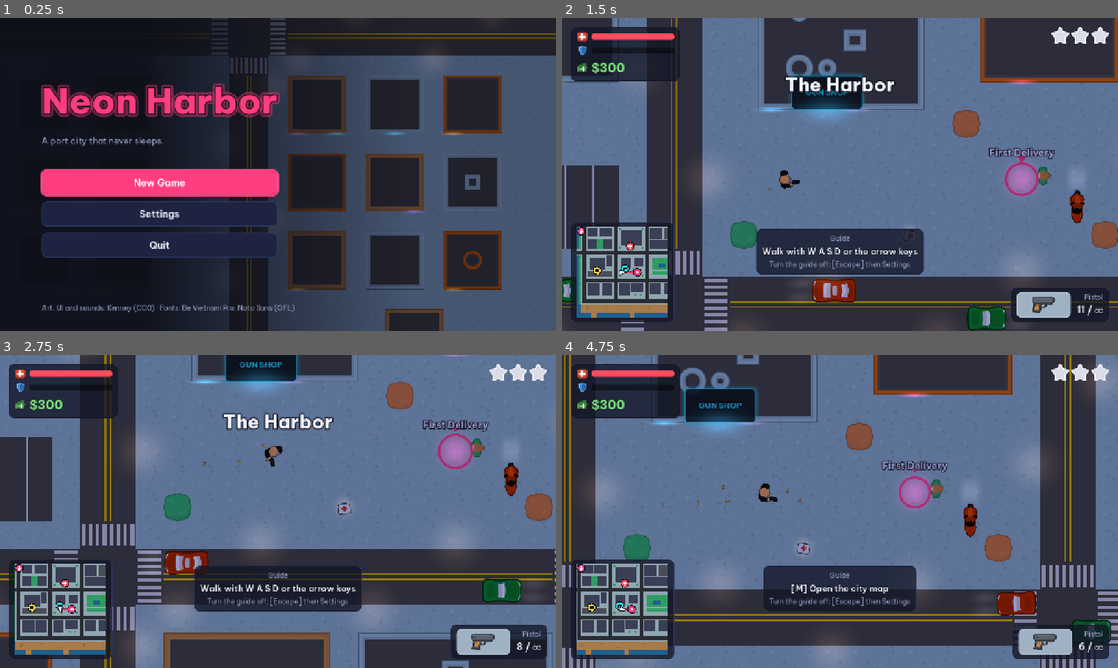
Above: before the commit, frames 1-4 (two rows, left to right).
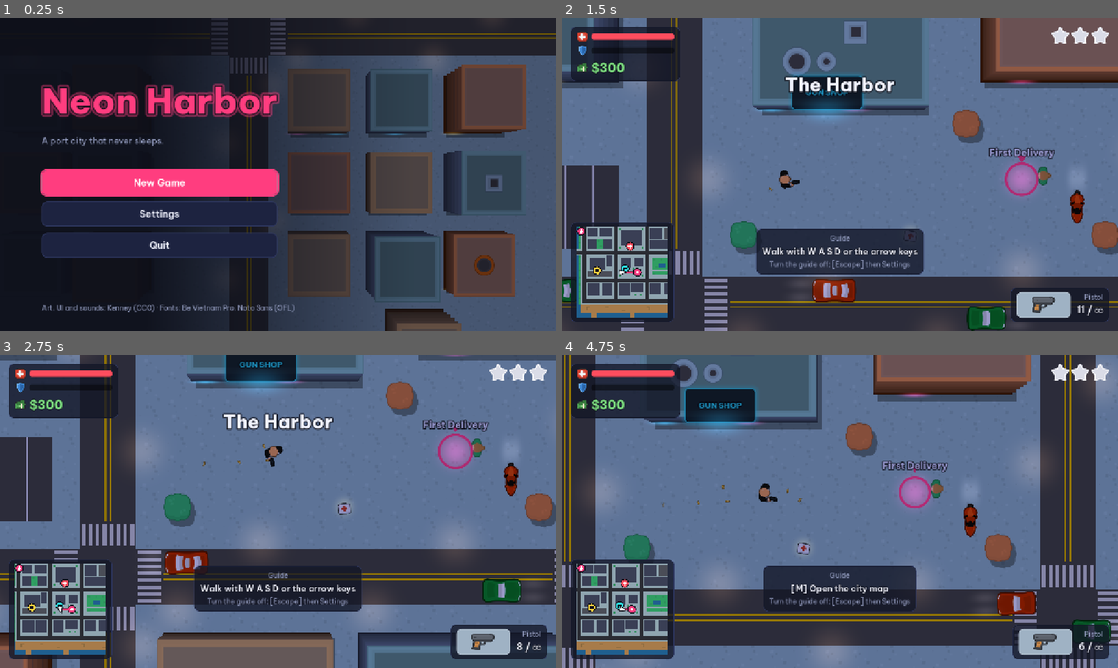
Above: after the commit, the same moments.

Repository: quzkhanh/neon-harbor
Game: Godot game, scene res://scenes/menu.tscn
Two runs of this game, one before a commit and one after it. Both use one fixed random seed, a clock stepped at 60 frames per second and the inputs below.
Inputs (mouse positions are in pixels of both pictures, inside the frame that each line leads up to):
- Up to frame 1 (0.25 s): no input
- Up to frame 2 (1.5 s): click "New Game" at 0.5 s; tap Enter (ui_accept) at 1.25 s; move the mouse to (962, 158) at 1.27 s; press the mouse at (962, 158) at 1.28 s; hold D (move_right) from 1.28 s (still down)
- Up to frame 3 (2.75 s): tap Enter (ui_accept) at 1.52 s; release D (move_right) at 2 s; release the mouse at (400, 495) at 2 s; drag from (166, 527) to (305, 577) at 2.02 s
- Up to frame 4 (4.75 s): move the mouse to (895, 442) at 2.77 s; hold D (move_right) 2.78-3.5 s; hold Mouse wheel down (weapon_next) 2.78-3.5 s; tap Enter (ui_accept) at 3.5, 4.52 s; drag from (812, 574) to (1073, 658) at 3.52 s; move the mouse to (1006, 558) at 4.27 s; hold A (move_left) from 4.28 s (still down); tap Q at 4.35 s

The runs differ from the first frame. In frame 1, 21% of the frame differs, in the area x 51-95%, y 14-100%; in frame 2, 13%; in frame 3, 9.6%; in frame 4, 9.0%.

Commit message:
Make buildings stand out: GTA 2-style parallax walls and roofs, roof tints, drop shadows
Players kept driving into buildings because roofs were the same grey as the
asphalt and everything looked flat.

- New BuildingDepth: the collision footprint stays put; 4 wall layers and a
  roof layer per height class (two heights) are scaled around the camera's
  screen centre each frame, so roofs lean away from the centre and show their
  walls. Transforms go straight to the RenderingServer (changing a
  TileMapLayer's node transform re-walks every cell, ~3.5 ms/frame) and the
  node runs after the camera so roofs stay locked to the ground during shake.
- Roofs and walls are tinted per building style through alternative tiles and
  a small shader, so roofs read clearly apart from both road and sidewalk.
- Drop shadows for buildings, trees and crates; only green bushes on paving
  and dirt (orange bushes vanished on the orange plaza tiles).
- Mission markers and shop signs draw above roofs; facade neon below them.
- Fix: pickups dropped inside a physics callback (a car running over a gang
  member) are added deferred, removing "flushing queries" engine errors.
- Smoke test covers roof shift, shake sync, untouched layer transforms,
  markers above roofs, shadows, bush colours and drops in physics callbacks;
  the carjack playtest step moves the camera with the teleported player.
- README text and screenshots updated.

Diff:
--- /dev/null
+++ b/game/assets/shaders/tint_toward.gdshader
@@ -0,0 +1,13 @@
+shader_type canvas_item;
+// Kéo màu tile về màu nhuộm của ô (modulate) mà vẫn giữ nét vẽ: tường và mái nhà nổi khối (BuildingDepth).
+uniform float amount : hint_range(0.0, 1.0) = 0.5;
+varying vec4 tint;
+
+void vertex() {
+	tint = COLOR;  // modulate của ô; trong fragment() COLOR đã nhân sẵn texture
+}
+
+void fragment() {
+	vec4 t = texture(TEXTURE, UV);
+	COLOR = vec4(mix(t.rgb, tint.rgb, amount), t.a * tint.a);
+}
--- a/game/scripts/actors/pickup.gd
+++ b/game/scripts/actors/pickup.gd
@@ -55,7 +55,8 @@
 	glow.scale = Vector2.ONE * 0.6
 	glow.show_behind_parent = true
 	p.add_child(glow)
-	parent.add_child(p)
+	# Hoãn tới cuối frame: vật rơi thường sinh ra trong callback va chạm (xe tông chết người), lúc đó không được thêm Area2D.
+	parent.add_child.call_deferred(p)
 	return p
 
 
--- a/game/scripts/core/tuning.gd
+++ b/game/scripts/core/tuning.gd
@@ -148,6 +148,14 @@
 const AD_INTERSTITIAL_GAP := 180.0
 const AD_DEBUG_DURATION := 2.0
 
+# Nhà nổi khối (BuildingDepth): mái lệch = (vị trí - tâm camera) × hệ số; ở mép màn hình 640px lệch 640 × hệ số
+const BUILDING_RISE_LOW := 0.06
+const BUILDING_RISE_HIGH := 0.11
+const WALL_DARKEN := 0.5  # lớp tường sát đất tối hơn lớp sát mái chừng này
+const ROOF_TINT_AMOUNT := 0.6  # mái: kéo màu tile về Palette.ROOF_TINT chừng này (giữ nét viền)
+const WALL_TINT_AMOUNT := 0.85  # tường gần như phẳng màu, không lộ viền thành sọc
+const SHADOW_OFFSET := Vector2(10, 14)  # bóng đổ chéo xuống phải
+
 # Dáng đi (Kenney không có frame bước: nhún và lắc sprite)
 const BOB_FREQ := 11.0
 const BOB_SCALE := 0.05
--- a/game/scripts/ui/palette.gd
+++ b/game/scripts/ui/palette.gd
@@ -23,6 +23,10 @@
 const OUTLINE := Color(0.03, 0.035, 0.07, 0.9)
 const DIM_SCREEN := Color(0.02, 0.025, 0.05, 0.62)
 const NIGHT_TINT := Color(0.6, 0.6, 0.78)
+const GROUND_SHADOW := Color(0, 0, 0, 0.35)
+const WALL_BASE := Color(0.35, 0.33, 0.4)  # chân nhà (lớp va chạm)
+const WALL_SHADE := {"orange": Color("8a5a40"), "wood": Color("7a6650"), "steel": Color("566478")}
+const ROOF_TINT := {"orange": Color("f6b080"), "wood": Color("e6c48a"), "steel": Color("7fc4b4")}
 const NEON := [Color(1.0, 0.24, 0.5, 0.75), Color(0.18, 0.89, 0.9, 0.7), Color(0.65, 0.35, 1.0, 0.75), Color(1.0, 0.82, 0.25, 0.6)]
 const LAMP := Color(1.0, 0.7, 0.35, 0.22)
 const HEADLIGHT := Color(1.0, 0.92, 0.7, 0.16)
--- /dev/null
+++ b/game/scripts/world/building_depth.gd
@@ -0,0 +1,138 @@
+class_name BuildingDepth
+extends Node2D
+## Nhà nổi khối kiểu GTA 2: chân nhà (lớp Walls, có va chạm) đứng yên; các lớp tường và mái phóng quanh tâm camera,
+## nên nhà càng xa tâm màn hình thì mái càng lệch ra ngoài và lộ thành tường phía hướng về người chơi.
+
+const SLICES := 4  # số lớp tường giữa chân nhà và mái
+const ROOF_PROP_EVERY := 7
+const TINT_SHADER := "res://assets/shaders/tint_toward.gdshader"
+
+var _layers: Array[TileMapLayer] = []
+var _rise: Array[float] = []
+var _views: Array[Transform2D] = []  # transform hiển thị từng lớp, đặt thẳng vào RenderingServer
+var _alts := {}  # "tile:style:level" -> id ô thay thế mang màu riêng
+var _source: TileSetAtlasSource
+
+
+func build(data: MapData, tileset: TileSet, walls: TileMapLayer, wall_table: Dictionary) -> void:
+	process_priority = 1  # sau CameraRig: dùng tâm camera (kể cả rung) của chính frame này
+	_source = tileset.get_source(0)
+	walls.modulate = Palette.WALL_BASE
+	var heights := [Tuning.BUILDING_RISE_LOW, Tuning.BUILDING_RISE_HIGH]
+	var roof_tint := _tint(Tuning.ROOF_TINT_AMOUNT)
+	var wall_tint := _tint(Tuning.WALL_TINT_AMOUNT)
+	var stacks := []
+	for h in heights.size():
+		var stack: Array[TileMapLayer] = []
+		for level in range(1, SLICES + 2):  # SLICES lớp tường, lớp cuối là mái
+			var layer_name := "Roof%d" % h if level == SLICES + 1 else "Wall%d_%d" % [h, level]
+			var layer := _layer(tileset, heights[h] * level / float(SLICES + 1), layer_name)
+			layer.material = roof_tint if level == SLICES + 1 else wall_tint
+			stack.append(layer)
+		stack.append(_layer(tileset, heights[h], "RoofProps%d" % h))
+		stacks.append(stack)
+	var blocks := _blocks(data)
+	for cell in blocks:
+		var block: int = blocks[cell]
+		var style: String = TilePalette.BUILDING_STYLES[block % TilePalette.BUILDING_STYLES.size()]
+		var table: Dictionary = wall_table[style]
+		var sig := _signature(data, cell)
+		var tile := int(table.get(str(sig), table["0"]))
+		var coords := TilePalette.atlas_coords(tile)
+		walls.set_cell(cell, 0, coords)
+		var stack: Array[TileMapLayer] = stacks[CityMap.hash_cell(Vector2i(block, 0)) % heights.size()]
+		for level in range(1, SLICES + 2):
+			stack[level - 1].set_cell(cell, 0, coords, _alt(tile, style, level))
+		if sig == 0 and CityMap.hash_cell(cell) % ROOF_PROP_EVERY == 0:
+			var props: Array = TilePalette.ROOF_PROPS[style]
+			stack[SLICES + 1].set_cell(cell, 0, TilePalette.atlas_coords(props[CityMap.hash_cell(cell) % props.size()]))
+
+
+func _process(_delta: float) -> void:
+	var camera := get_viewport().get_camera_2d()
+	if camera == null:
+		return
+	# Tâm khung hình thật (đã qua limit_* và rung), để mái khớp với mặt đất ở mọi chỗ, kể cả sát biên map.
+	_apply(camera.get_screen_center_position())
+
+
+## Không đổi scale/position của node: TileMapLayer sẽ cập nhật lại mọi ô mỗi frame (~3,5 ms). Chỉ dịch phần vẽ.
+func _apply(center: Vector2) -> void:
+	for i in _layers.size():
+		_views[i] = Transform2D(0.0, Vector2.ONE * (1.0 + _rise[i]), 0.0, -center * _rise[i])
+		RenderingServer.canvas_item_set_transform(_layers[i].get_canvas_item(), _views[i])
+
+
+## Transform đang hiển thị của lớp thứ `i` (con thứ `i`).
+func view_transform(i: int) -> Transform2D:
+	return _views[i]
+
+
+func _layer(tileset: TileSet, rise: float, layer_name: String) -> TileMapLayer:
+	var layer := TileMapLayer.new()
+	layer.name = layer_name
+	layer.tile_set = tileset
+	layer.collision_enabled = false
+	add_child(layer)
+	_layers.append(layer)
+	_rise.append(rise)
+	_views.append(Transform2D.IDENTITY)
+	return layer
+
+
+func _tint(amount: float) -> ShaderMaterial:
+	var m := ShaderMaterial.new()
+	m.shader = load(TINT_SHADER)
+	m.set_shader_parameter("amount", amount)
+	return m
+
+
+## Ô thay thế của `tile` nhuộm màu theo kiểu nhà: lớp tường tối dần về phía chân, lớp cuối là màu mái.
+func _alt(tile: int, style: String, level: int) -> int:
+	var key := "%d:%s:%d" % [tile, style, level]
+	if not _alts.has(key):
+		var coords := TilePalette.atlas_coords(tile)
+		var id := _source.create_alternative_tile(coords)
+		var shade: Color = Palette.WALL_SHADE[style].darkened(Tuning.WALL_DARKEN * float(SLICES - level) / SLICES)
+		_source.get_tile_data(coords, id).modulate = Palette.ROOF_TINT[style] if level > SLICES else shade
+		_alts[key] = id
+	return _alts[key]
+
+
+## Đánh số các khối nhà liền nhau (ô "#") theo thứ tự quét.
+static func _blocks(data: MapData) -> Dictionary:
+	var block_of := {}
+	var index := 0
+	for y in data.size.y:
+		for x in data.size.x:
+			var start := Vector2i(x, y)
+			if data.at(start) != "#" or block_of.has(start):
+				continue
+			var stack: Array[Vector2i] = [start]
+			block_of[start] = index
+			while stack.size() > 0:
+				var c: Vector2i = stack.pop_back()
+				for d in MapData.DIRS:
+					var n: Vector2i = c + d
+					if data.at(n) == "#" and data.in_bounds(n) and not block_of.has(n):
+						block_of[n] = index
+						stack.append(n)
+			index += 1
+	return block_of
+
+
+## Bit T,R,B,L,tl,tr,br,bl bật khi đoạn biên đó có viền (khớp tools/assets/build_wall_table.py).
+static func _signature(data: MapData, cell: Vector2i) -> int:
+	var open := func(dx: int, dy: int) -> bool: return data.at(cell + Vector2i(dx, dy)) != "#"
+	var t: bool = open.call(0, -1)
+	var r: bool = open.call(1, 0)
+	var b: bool = open.call(0, 1)
+	var l: bool = open.call(-1, 0)
+	var bits := [t, r, b, l,
+		t or l or open.call(-1, -1), t or r or open.call(1, -1),
+		b or r or open.call(1, 1), b or l or open.call(-1, 1)]
+	var sig := 0
+	for i in bits.size():
+		if bits[i]:
+			sig |= 1 << i
+	return sig
--- a/game/scripts/world/city_map.gd
+++ b/game/scripts/world/city_map.gd
@@ -8,8 +8,8 @@
 const NEON_EVERY := 5
 const NEON_SCALE := Vector2(0.9, 0.14)
 const TREE_HALF := 22.0
+const PAVED := [":", "."]
 const CRATE_HALF := 26.0
-const ROOF_PROP_EVERY := 7
 const LAMP_EVERY := 7
 const LAMP_SCALE := 1.5
 
@@ -39,7 +39,12 @@
 	_walls = _layer("Walls", tileset, 20)
 	_props = _layer("Props", tileset, 21)
 	_paint_floors()
-	_paint_buildings()
+	var depth := BuildingDepth.new()
+	depth.name = "BuildingDepth"
+	depth.z_index = 22
+	add_child(depth)
+	depth.build(data, tileset, _walls, _wall_table)
+	_paint_shadows(tileset)
 	_place_lamps()
 	_place_neon()
 	_place_tents()
@@ -61,7 +66,8 @@
 			var ch := data.at(cell)
 			_put(_ground, cell, _floor_tile(cell, data.floor_of(cell)))
 			if ch == "T":
-				_put(_props, cell, _pick(TilePalette.TREES, cell))
+				var trees := TilePalette.TREES_ON_PAVING if data.floor_of(cell) in PAVED else TilePalette.TREES
+				_put(_props, cell, _pick(trees, cell))
 			elif ch == "x":
 				_put(_props, cell, _pick(TilePalette.CRATES, cell))
 
@@ -91,55 +97,15 @@
 	return _pick(TilePalette.SIDEWALK, cell)
 
 
-func _paint_buildings() -> void:
-	var style_of := _building_styles()
-	for cell in style_of:
-		var style: String = style_of[cell]
-		var sig := _signature(cell)
-		var table: Dictionary = _wall_table[style]
-		_put(_walls, cell, int(table.get(str(sig), table["0"])))
-		if sig == 0 and _hash(cell) % ROOF_PROP_EVERY == 0:
-			_put(_props, cell, _pick(TilePalette.ROOF_PROPS[style], cell))
-
-
-## Mỗi khối nhà liền nhau nhận một kiểu viền, xoay vòng theo thứ tự quét.
-func _building_styles() -> Dictionary:
-	var style_of := {}
-	var index := 0
-	for y in data.size.y:
-		for x in data.size.x:
-			var start := Vector2i(x, y)
-			if data.at(start) != "#" or style_of.has(start):
-				continue
-			var style: String = TilePalette.BUILDING_STYLES[index % TilePalette.BUILDING_STYLES.size()]
-			index += 1
-			var stack: Array[Vector2i] = [start]
-			style_of[start] = style
-			while stack.size() > 0:
-				var c: Vector2i = stack.pop_back()
-				for d in MapData.DIRS:
-					var n: Vector2i = c + d
-					if data.at(n) == "#" and data.in_bounds(n) and not style_of.has(n):
-						style_of[n] = style
-						stack.append(n)
-	return style_of
-
-
-## Bit T,R,B,L,tl,tr,br,bl bật khi đoạn biên đó có viền (khớp tools/assets/build_wall_table.py).
-func _signature(cell: Vector2i) -> int:
-	var open := func(dx: int, dy: int) -> bool: return data.at(cell + Vector2i(dx, dy)) != "#"
-	var t: bool = open.call(0, -1)
-	var r: bool = open.call(1, 0)
-	var b: bool = open.call(0, 1)
-	var l: bool = open.call(-1, 0)
-	var bits := [t, r, b, l,
-		t or l or open.call(-1, -1), t or r or open.call(1, -1),
-		b or r or open.call(1, 1), b or l or open.call(-1, 1)]
-	var sig := 0
-	for i in bits.size():
-		if bits[i]:
-			sig |= 1 << i
-	return sig
+## Bóng đổ của nhà, cây, thùng: chép ô sang một lớp đen mờ, lệch chéo, nằm trên mặt đất và dưới người/xe.
+func _paint_shadows(tileset: TileSet) -> void:
+	var shadows := _layer("Shadows", tileset, -18)
+	shadows.collision_enabled = false
+	shadows.modulate = Palette.GROUND_SHADOW
+	shadows.position = Tuning.SHADOW_OFFSET
+	for layer in [_walls, _props]:
+		for cell in layer.get_used_cells():
+			shadows.set_cell(cell, 0, layer.get_cell_atlas_coords(cell))
 
 
 ## Đèn đường: quầng sáng ấm trên vỉa hè sát đường, cách đều nhau.
@@ -165,17 +131,17 @@
 
 ## Dải đèn neon dưới mép mái các mặt tiền nhìn ra phố (nhịp ngẫu nhiên theo ô, màu xoay vòng).
 func _place_neon() -> void:
-	var neon := _decor_layer("Neon", 22)
+	var neon := _decor_layer("Neon", 21)
 	var tex := Fx.tex("glow")
 	for y in data.size.y:
 		for x in data.size.x:
 			var cell := Vector2i(x, y)
-			if data.at(cell) != "#" or not data.is_ped_walkable(cell + Vector2i.DOWN) or _hash(cell) % NEON_EVERY != 0:
+			if data.at(cell) != "#" or not data.is_ped_walkable(cell + Vector2i.DOWN) or hash_cell(cell) % NEON_EVERY != 0:
 				continue
 			var glow := Sprite2D.new()
 			glow.texture = tex
 			glow.material = Fx.additive()
-			glow.modulate = Palette.NEON[_hash(cell) % Palette.NEON.size()]
+			glow.modulate = Palette.NEON[hash_cell(cell) % Palette.NEON.size()]
 			glow.scale = NEON_SCALE
 			glow.position = MapData.cell_center(cell) + Vector2(0, Tuning.TILE * 0.5)
 			neon.add_child(glow)
@@ -186,7 +152,7 @@
 	var tents := _decor_layer("Tents", 21)
 	for cell in data.find_all("M"):
 		var s := Sprite2D.new()
-		s.texture = load(TENTS[_hash(cell) % TENTS.size()])
+		s.texture = load(TENTS[hash_cell(cell) % TENTS.size()])
 		s.scale = Vector2.ONE * TENT_SCALE
 		s.position = MapData.cell_center(cell)
 		tents.add_child(s)
@@ -205,8 +171,8 @@
 
 
 func _pick(options: Array, cell: Vector2i) -> int:
-	return options[_hash(cell) % options.size()]
+	return options[hash_cell(cell) % options.size()]
 
 
-func _hash(cell: Vector2i) -> int:
+static func hash_cell(cell: Vector2i) -> int:
 	return absi(cell.x * 73856093 ^ cell.y * 19349663) % 1000003
--- a/game/scripts/world/marker.gd
+++ b/game/scripts/world/marker.gd
@@ -15,7 +15,7 @@
 	var m := Marker.new()
 	m.color = marker_color
 	m.global_position = pos
-	m.z_index = 3
+	m.z_index = 24
 	if label_key != "":
 		m._label = Ui.label(label_key, "WorldLabel")
 		m._label.position = Vector2(-150, -RADIUS - 44)
--- a/game/scripts/world/sign_post.gd
+++ b/game/scripts/world/sign_post.gd
@@ -13,7 +13,7 @@
 	s.color = sign_color
 	s.icon = map_icon
 	s.global_position = pos
-	s.z_index = 22
+	s.z_index = 23
 	var panel := PanelContainer.new()
 	var style := UiTheme.box(Color(Palette.BG, 0.85), 8, 2, sign_color)
 	style.content_margin_left = PAD.x
--- a/game/scripts/world/tile_palette.gd
+++ b/game/scripts/world/tile_palette.gd
@@ -16,6 +16,7 @@
 const PARKING := 35  # vạch trắng mép trái: lặp lại thành ô đỗ xe
 const LANE_EDGE := {"<": 57, ">": 30, "v": 29, "^": 28}  # vạch vàng giữa hai làn
 const TREES := [183, 186]
+const TREES_ON_PAVING := [183]  # chỉ bụi xanh trên gạch/đất (bụi cam lẫn vào nền cam)
 const CRATES := [129, 130, 156, 157]
 const ROOF_PROPS := {
 	"orange": [171, 196, 197, 198],
--- a/game/tests/playtest.gd
+++ b/game/tests/playtest.gd
@@ -242,6 +242,7 @@
 		return
 	var car: Node = cars[0]
 	p.global_position = car.global_position + Vector2(0, 70)
+	city.camera.global_position = p.global_position  # camera trôi chậm: không đưa theo thì xe có thể bị dọn trước khi kịp cướp
 	await physics(2)
 	await key(KEY_E)
 	expect(p.vehicle == car, "không cướp được xe đang chạy")
--- a/game/tests/smoke.gd
+++ b/game/tests/smoke.gd
@@ -8,6 +8,8 @@
 const DRIVE := 260
 const BRAKE := 90
 const SETTLE := 50  # tổng = 600 frame vật lý (chưa kể bước hồi quy xe nổ)
+const TILE := 64  # khớp Tuning.TILE
+const GREEN_BUSH := Vector2i(20, 6)  # tile 183 của Kenney: (183 - 1) % 27, (183 - 1) / 27
 
 
 func _run() -> void:
@@ -33,6 +35,8 @@
 	await frames(3)
 	expect(city.get_node_or_null("Tutorial") == null, "tắt hướng dẫn trong Cài đặt mà khung hướng dẫn vẫn hiện")
 	game.settings.tutorial = true
+	await _check_building_depth(city)
+	await _check_drop_in_physics_callback(city)
 
 	var walk_start: Vector2 = player.global_position
 	Input.action_press(&"move_left")
@@ -106,3 +110,91 @@
 	expect(ending.find_children("*", "Button", true, false).size() >= 2, "màn kết: thiếu nút")
 	print("smoke: đi bộ %d px, lái xe %d px" % [walked, driven])
 	finish("SMOKE")
+
+
+## Nhà nổi khối: mái ô nhà ở tâm camera không lệch; camera dời sang trái thì mái lệch sang phải (ra xa tâm).
+## Vòng nhiệm vụ vẽ trên mái.
+func _check_building_depth(city: Node) -> void:
+	var depth: Node = city.map.get_node_or_null("BuildingDepth")
+	expect(depth != null, "không có BuildingDepth")
+	if depth == null:
+		return
+	var cell := _inner_building(city.data)
+	var p := Vector2(cell) * TILE + Vector2.ONE * TILE * 0.5
+	var camera: Node = city.camera
+	var target: Node = camera.target
+	camera.target = null
+	camera.global_position = p
+	await frames(3)
+	var still := _roof_shift(depth, cell, p)
+	expect(still.length() < 1.0, "mái nhà ở tâm camera vẫn lệch %s" % still)
+	camera.global_position = p - Vector2(300, 0)
+	await frames(3)
+	var shift := _roof_shift(depth, cell, p)
+	expect(shift.x > 5.0 and absf(shift.y) < 1.0, "camera bên trái mà mái không lệch sang phải: %s" % shift)
+	camera.global_position = target.global_position  # trả camera về chỗ cũ, dân/xe sinh quanh khung hình
+	camera.target = target
+	# Rung màn hình đổi tâm camera mỗi frame: mái phải dùng tâm của chính frame đó, không trễ một frame.
+	var roof: int = _roof_index(depth, cell)
+	camera.add_trauma(100.0)
+	for i in 6:
+		await frames(1)
+		var want: Vector2 = (p - camera.get_screen_center_position()) * depth._rise[roof]
+		var got := _roof_shift(depth, cell, p)
+		expect(got.distance_to(want) < 0.5, "mái trễ so với camera khi rung: lệch %s, đúng ra %s" % [got, want])
+	# Đổi transform node TileMapLayer làm Godot cập nhật lại mọi ô (đo có cửa sổ: thêm ~3,5 ms/frame, headless không thấy),
+	# nên lớp phải giữ transform node gốc và chỉ dịch qua RenderingServer.
+	for layer in depth.get_children():
+		expect(layer.transform == Transform2D.IDENTITY, "lớp %s bị đổi transform node (tốn CPU mỗi frame)" % layer.name)
+	for m in get_nodes_in_group("markers"):
+		expect(m.z_index > depth.z_index, "vòng nhiệm vụ bị mái che (z %d <= %d)" % [m.z_index, depth.z_index])
+	var shadows: Node = city.map.get_node_or_null("Shadows")
+	expect(shadows != null and shadows.get_cell_source_id(cell) != -1, "nhà không có bóng đổ")
+	for tree in city.data.find_all("T"):
+		if city.data.floor_of(tree) in [":", "."]:
+			var coords: Vector2i = city.map.get_node("Props").get_cell_atlas_coords(tree)
+			expect(coords == GREEN_BUSH, "bụi cam đứng trên nền gạch/đất ở %s" % tree)
+
+
+func _roof_shift(depth: Node, cell: Vector2i, p: Vector2) -> Vector2:
+	var i := _roof_index(depth, cell)
+	return Vector2.INF if i < 0 else depth.view_transform(i) * p - p
+
+
+## Thứ tự lớp mái chứa ô `cell` trong BuildingDepth (-1 nếu không có).
+func _roof_index(depth: Node, cell: Vector2i) -> int:
+	for layer in depth.get_children():
+		if layer.name in ["Roof0", "Roof1"] and layer.get_cell_source_id(cell) != -1:
+			return layer.get_index()
+	return -1
+
+
+## Một ô nhà cách biên map đủ xa để camera không bị limit_* chặn.
+func _inner_building(data: Object) -> Vector2i:
+	for cell in data.find_all("#"):
+		if cell.x > 20 and cell.y > 20 and cell.x < data.size.x - 20 and cell.y < data.size.y - 20:
+			return cell
+	return Vector2i(-1, -1)
+
+
+## Vật rơi (tiền/hộp máu) sinh ra ngay trong callback va chạm (xe tông chết tên băng đảng) không được gây lỗi
+## "Can't change this state while flushing queries"; harness bắt lỗi engine nên chỉ cần tái hiện đúng tình huống.
+func _check_drop_in_physics_callback(city: Node) -> void:
+	var probe := Area2D.new()
+	probe.collision_mask = city.player.collision_layer
+	var shape := CollisionShape2D.new()
+	shape.shape = CircleShape2D.new()
+	shape.shape.radius = TILE
+	probe.add_child(shape)
+	var pickup_script := load("res://scripts/actors/pickup.gd")
+	var spawned := [0]
+	probe.body_entered.connect(func(_body: Node) -> void:
+		pickup_script.spawn_cash(city.effects, city.player.global_position, 1)
+		spawned[0] += 1)
+	probe.global_position = city.player.global_position + Vector2(0, TILE * 3)
+	city.add_child(probe)
+	await physics(3)
+	probe.global_position = city.player.global_position
+	await physics(5)
+	expect(spawned[0] > 0, "không tái hiện được: callback va chạm không chạy")
+	probe.queue_free()
Not shown, added: game/assets/shaders/tint_toward.gdshader.uid
Not shown, added: game/scripts/world/building_depth.gd.uid
Not shown, changed: README.md
Not shown, changed: screenshots/city_walk_en.png
Not shown, changed: screenshots/combat_en.png
Not shown, changed: screenshots/corpses_en.png
Not shown, changed: screenshots/driving_en.png
Not shown, changed: screenshots/map_vi.png
Not shown, changed: screenshots/mission_complete_vi.png
Not shown, changed: screenshots/shop_en.png
Not shown, changed: screenshots/wanted3_vi.png
